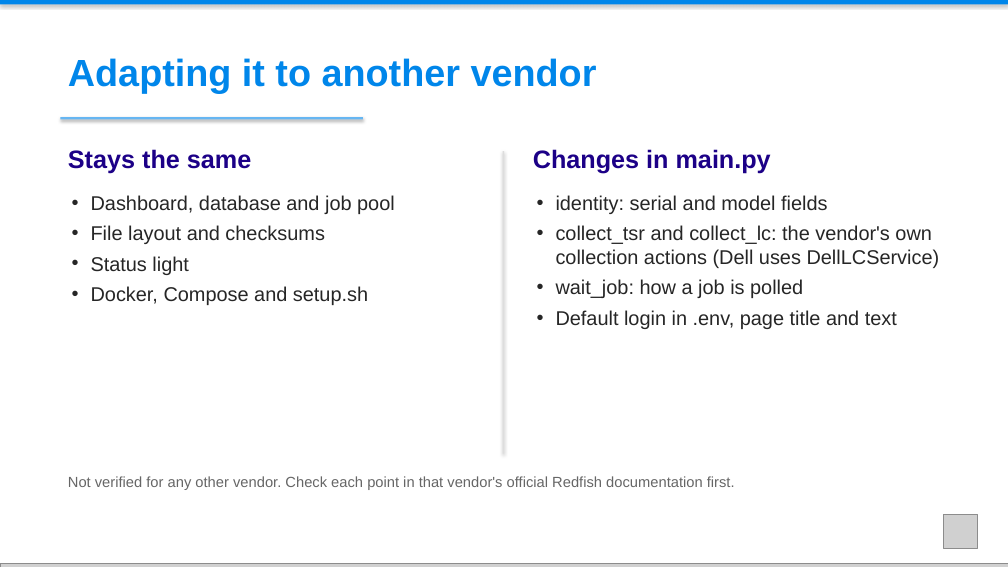
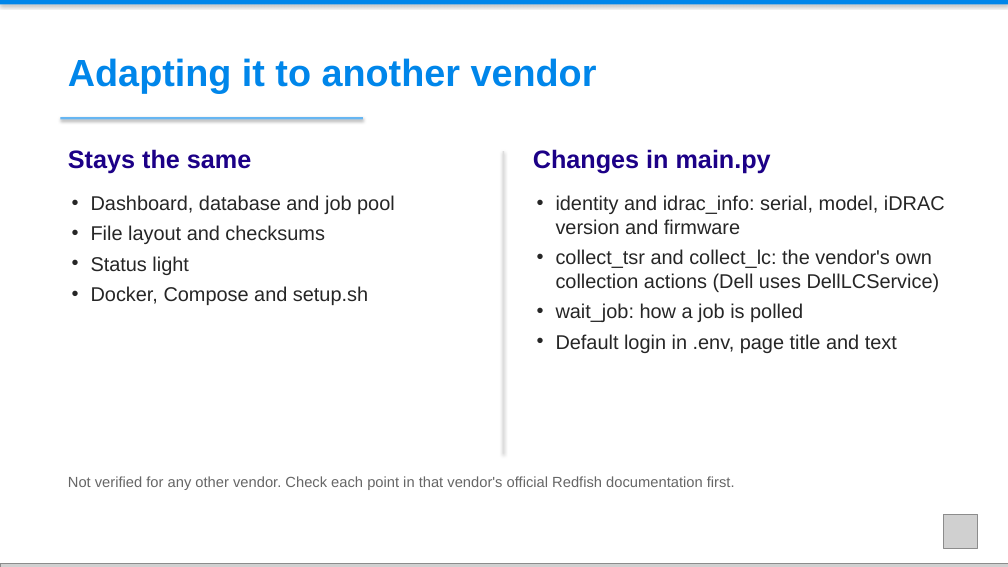
Before and after one commit to MingFei2001/Dell-Server-QA-Automation, a slide deck: slide 14 of docs/slides/idrac-day0-staging-reference.pptx. Drawn at 1008x567 pixels with LibreOffice and Linux fonts; fonts in the diff are those of the drawing; grey boxes stand for pictures. Boxes give left, top, right and bottom in pixels: in the first picture for what was removed or moved away, otherwise in the second. Text is boxed around its words. In the diff, an @@ line names an element or a change of style, - is before the commit and + after.

```diff
--- a/docs/slides/idrac-day0-staging-reference.pptx
+++ b/docs/slides/idrac-day0-staging-reference.pptx
@@ text at (x1=556, y1=195, x2=945, y2=234): text changed @@
-• identity: serial and model fields
+• identity and idrac_info: serial, model, iDRAC version and firmware
```
Also in this commit, not shown: 3 other slides changed, 16 other files.
